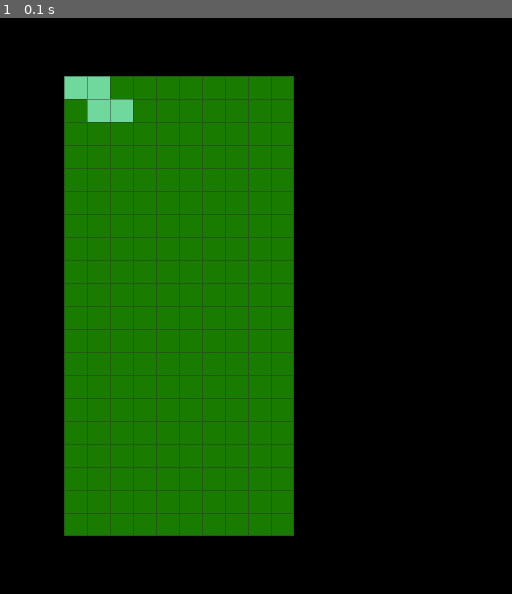
Above: before the commit, frame 1.
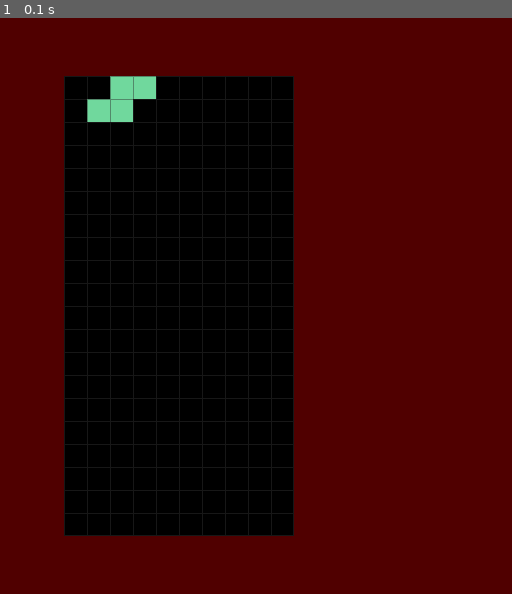
Above: after the commit, the same moment.

Repository: FRM95/Tetris-PyGame
Game: pygame game, started from main.py
Same seed, same stepped clock (60 frames per second), same inputs: the game is played once before the commit and once after it.
Inputs:
- Up to frame 1 (0.1 s): no input

The runs differ from the first frame. In frame 1, 100% of the frame differs, in the area x 0-100%, y 0-100%.

Commit message:
hey! added random roation state and random offset

Diff:
--- a/game.py
+++ b/game.py
@@ -1,4 +1,5 @@
 import pygame
+import numpy as np
 from random import choice, randint
 from piece import Piece
 from settings import *
@@ -13,10 +14,12 @@
         self.createPiece()
 
     def display(self):
-        self.main_screen_surface.fill((0,0,0))
+        self.main_screen_surface.fill((80,0,0))
         self.main_screen_surface.blit(self.field_surface, self.field_rect)
+        self.active_pieces.draw(self.main_screen_surface)
         self.main_screen_surface.blit(self.line_surface, self.field_rect)
-        self.active_pieces.draw(self.field_surface)
+        # self.active_pieces.update()
+
 
     def createScreen(self):
         """Creates PyGame main screen surface and rectangle
@@ -30,7 +33,7 @@
         """
         self.field_surface = pygame.surface.Surface((WIDTH_FIELD, HEIGHT_FIELD)).convert_alpha()
         self.field_rect = self.field_surface.get_rect(center = (self.main_screen_rect.centerx * 0.7, self.main_screen_rect.centery))
-        self.field_surface.fill(FIELD_SURFACE_COLOR)
+        # self.field_surface.fill(FIELD_SURFACE_COLOR)
 
     def createLines(self):
         """Creates a line surface from Field Surface.
@@ -55,12 +58,32 @@
     def createPiece(self):
         """Creates a random Piece instance.
         """
-        # random_piece = choice(list(PIECES.keys()))
+        random_piece = choice(list(PIECES.keys()))
+        random_structure = PIECES.get(random_piece)
+        random_structure = self.getRandomrotation(random_structure)
 
-        random_piece = "Z"
+        x_offset = self.getRandomOffset_x(random_structure)
+        y_offset = self.field_rect.top
 
-        self.piece = Piece(self.active_pieces)
+        self.piece = Piece(self.active_pieces, x_offset, y_offset)
         self.piece.type = random_piece
-        self.piece.structure = PIECES.get(random_piece)
+        self.piece.structure = random_structure
         self.piece.color = choice(PIECES_COLORS)
         self.piece.createPiece()
+
+    def getRandomOffset_x(self, structure):
+        """Creates a random offset for x axis.
+        """
+        max_structure = len(max(structure))
+        randomposition = randint(0,9)
+        if randomposition + max_structure > 10:
+            randomposition = 10 - max_structure
+        return self.field_rect.left + randomposition * BLOCK_DIMENSION
+
+    def getRandomrotation(self, structure):
+        """Creates a random rotaed structure.
+        """
+        rotation = randint(1,4)
+        array_structure = np.array(structure)
+        array_structure = np.rot90(array_structure, k=-rotation)
+        return array_structure.tolist()
--- a/piece.py
+++ b/piece.py
@@ -1,15 +1,20 @@
+from typing import Any
 import pygame
 from settings import *
 
 class Piece(pygame.sprite.Sprite):
 
-    def __init__(self, *args) -> None:
-        super().__init__(*args)
+    def __init__(self, group, x_offset, y_offset) -> None:
+        super().__init__(group)
         self.structure = None
         self.color = None
         self.rect = None
         self.image = None
         self.type = None
+        self.x = 0
+        self.y = 0
+        self.x_offset = x_offset
+        self.y_offset = y_offset
 
     def createPiece(self):
         self.createImage()
@@ -28,4 +33,24 @@
                 if col == 1:
                     pygame.draw.rect(self.image, self.color,
                         (BLOCK_DIMENSION * i_col, BLOCK_DIMENSION * i_row, BLOCK_DIMENSION, BLOCK_DIMENSION))
-        self.rect = self.image.get_rect(topleft = (0,0))
+
+        self.rect = self.image.get_rect(topleft = (self.x * BLOCK_DIMENSION + self.x_offset, self.y * BLOCK_DIMENSION + self.y_offset))
+
+    def movePiece(self, movement:str):
+
+        match movement:
+            case 'DOWN':
+                self.y += 1
+            case 'UP':
+                self.y -= 1
+            case 'LEFT':
+                self.x -= 1
+            case 'RIGHT':
+                self.x += 1
+
+        self.rect.x = self.x * BLOCK_DIMENSION + self.x_offset
+        self.rect.y = self.y * BLOCK_DIMENSION + self.y_offset
+
+    def update(self):
+        self.movePiece('DOWN')
+        print('movement')
Binary file changed: requirements.txt
